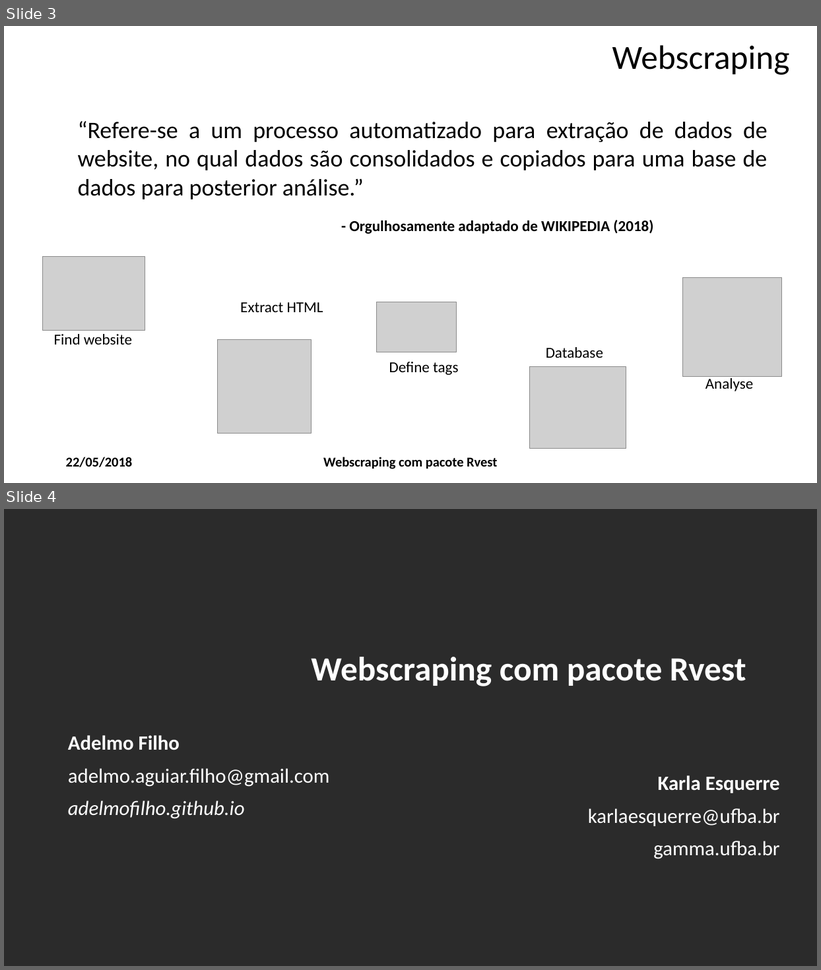
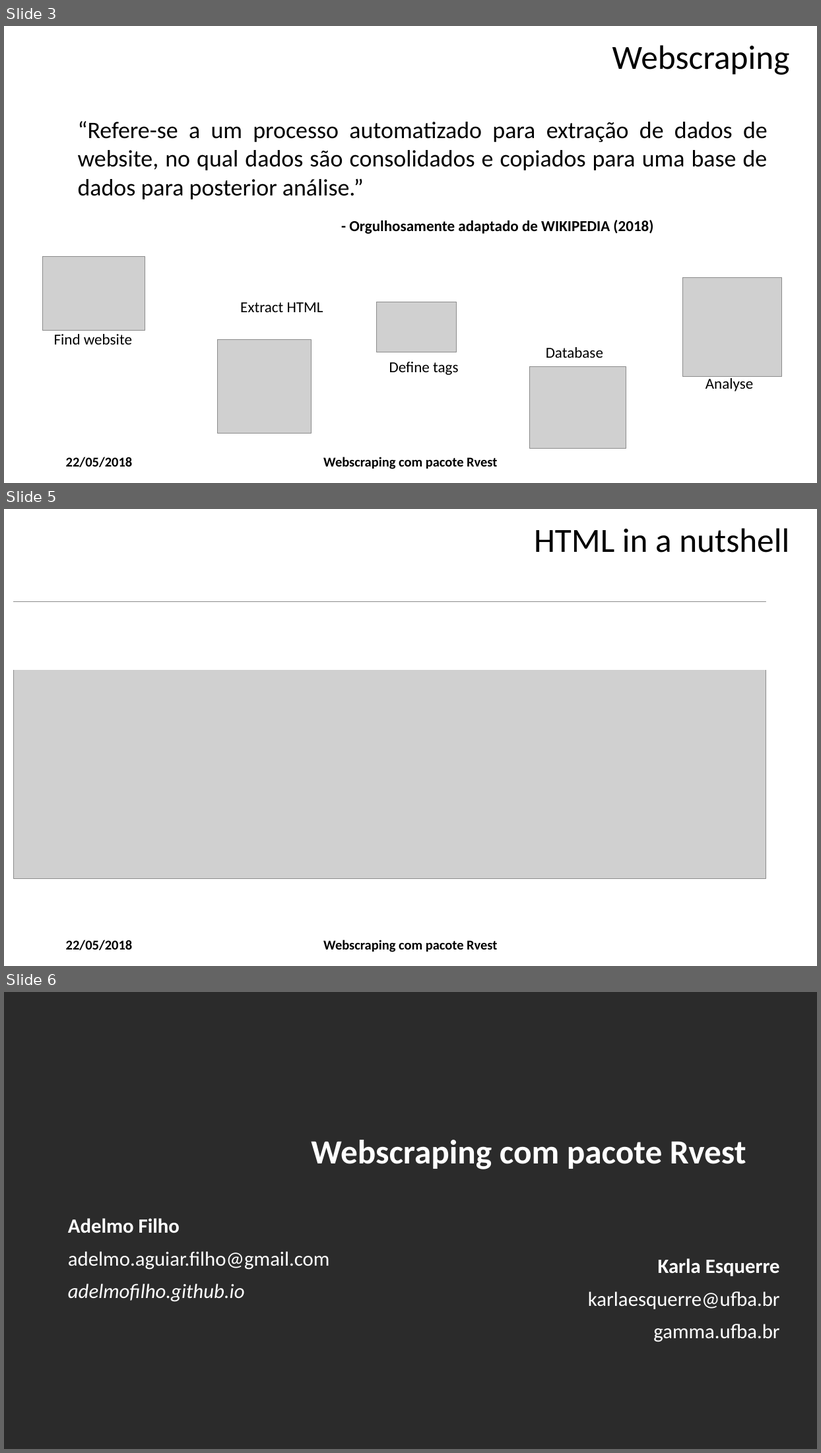
Before and after one commit to DATAUNIRIO/SER_III_WebScraping, a slide deck: Curso_Webscraping.pptx. Shown one above the other, each under a label of ours: slides 3 and 4 before the commit, slides 3, 5 and 6 after it; the slides between them are not shown. The pictures are 821x970 and 821x1453 pixels, drawn with LibreOffice and Linux fonts; fonts in the diff are those of the drawing; grey boxes stand for pictures; background and template pictures are left out; a plain dark background stands for a picture behind light text. Boxes give left, top, right and bottom in pixels: in the first picture for what was removed or moved away, otherwise in the second. Text is boxed around its words. In the diff, an @@ line names an element or a change of style, - is before the commit and + after.

```diff
--- a/Curso_Webscraping.pptx
+++ b/Curso_Webscraping.pptx
@@ slide 5 added at box(4, 509, 817, 966), background picture (left out) @@
@@ text added at box(534, 528, 789, 553), 40 pt, text #000000 @@
+HTML in a nutshell
@@ rectangle added at box(494, 582, 570, 601), fill #FFFFFF, outline #FFFFFF 0.99 pt @@
@@ rectangle added at box(11, 603, 813, 670), fill #FFFFFF, outline #FFFFFF 0.75 pt @@
@@ picture added at box(14, 602, 766, 879) @@
@@ rectangle added at box(161, 875, 269, 909), fill #FFFFFF, outline #FFFFFF 0.99 pt @@
@@ rectangle added at box(537, 865, 613, 893), fill #FFFFFF, outline #FFFFFF 0.99 pt @@
@@ page number added at box(762, 921, 802, 946), 20 pt, text #FFFFFF, bold @@
+5
@@ text added at box(66, 940, 133, 951), 16 pt, text #000000, bold @@
+22/05/2018
@@ text added at box(323, 940, 497, 953), 16 pt, text #000000, bold @@
+Webscraping com pacote Rvest
@@ what was slide 4 is now slide 6 @@
```
Also in this commit, not shown: 1 other slide added.
